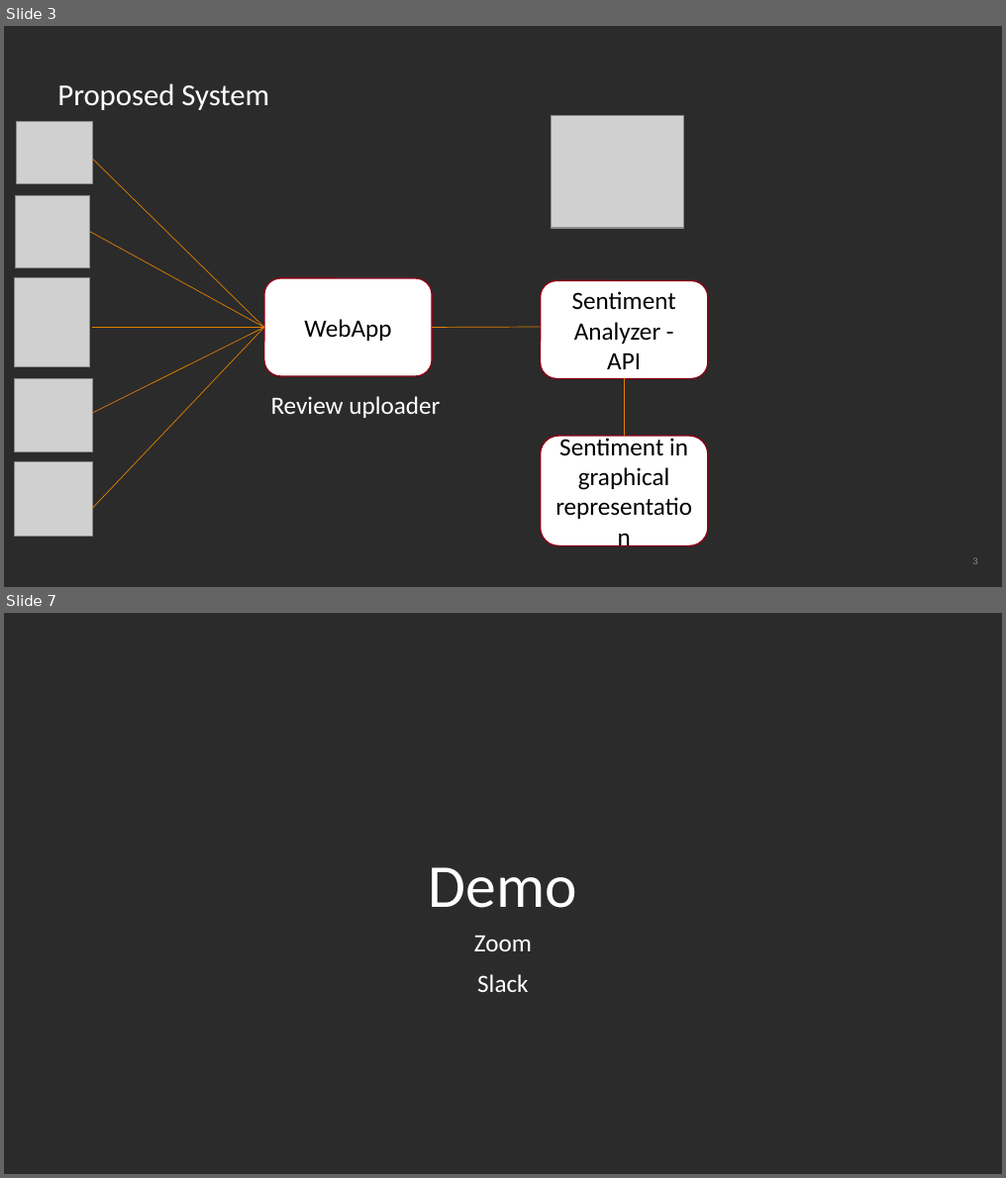
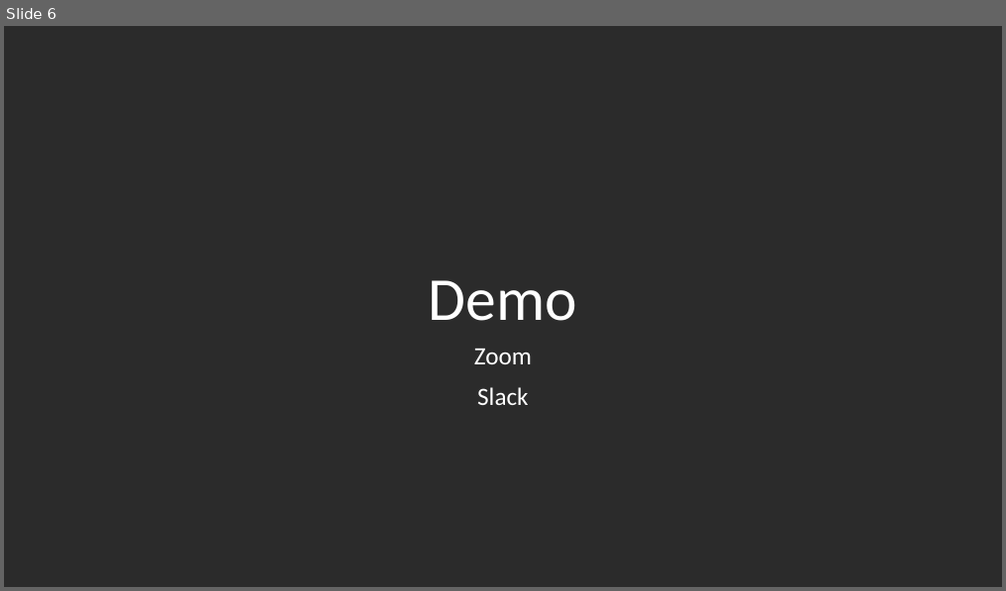
Before and after one commit to sumitkadu/ReviewAnalyzer, a slide deck: Review and analysis.pptx. Shown one above the other, each under a label of ours: slides 3 and 7 before the commit, slide 6 after it; the slides between them are not shown. The pictures are 1006x1178 and 1006x591 pixels, drawn with LibreOffice and Linux fonts; fonts in the diff are those of the drawing; grey boxes stand for pictures; background and template pictures are left out; a plain dark background stands for a picture behind light text. Boxes give left, top, right and bottom in pixels: in the first picture for what was removed or moved away, otherwise in the second. Text is boxed around its words. In the diff, an @@ line names an element or a change of style, - is before the commit and + after.

```diff
--- a/Review and analysis.pptx
+++ b/Review and analysis.pptx
@@ slide 3 removed at [4, 26, 1002, 587], background picture (left out) @@
@@ title removed at [57, 83, 269, 110] @@
-Proposed System
@@ picture removed at [17, 122, 93, 184] @@
@@ picture removed at [550, 116, 683, 229] @@
@@ line removed from (90, 157) to (264, 327) @@
@@ picture removed at [15, 195, 90, 268] @@
@@ line removed from (90, 232) to (264, 327) @@
@@ picture removed at [15, 278, 90, 368] @@
@@ rounded rectangle removed at [264, 278, 432, 376] @@
-WebApp
@@ rounded rectangle removed at [540, 280, 708, 378] @@
-Sentiment Analyzer - API
@@ line removed from (93, 327) to (264, 327) @@
@@ line removed from (93, 413) to (264, 327) @@
@@ line removed from (93, 508) to (264, 327) @@
@@ line removed from (432, 327) to (540, 327) @@
@@ picture removed at [15, 379, 93, 452] @@
@@ line removed from (624, 379) to (624, 436) @@
@@ text removed at [271, 396, 440, 418] @@
-Review uploader
@@ rounded rectangle removed at [540, 436, 708, 547] @@
-Sentiment in graphical representation
@@ picture removed at [15, 462, 93, 537] @@
@@ page number removed at [973, 559, 978, 565] @@
-3
@@ what was slide 7 is now slide 6 @@
```
Also in this commit, not shown: 4 slides changed, 1 slide added, 1 other slide removed.
